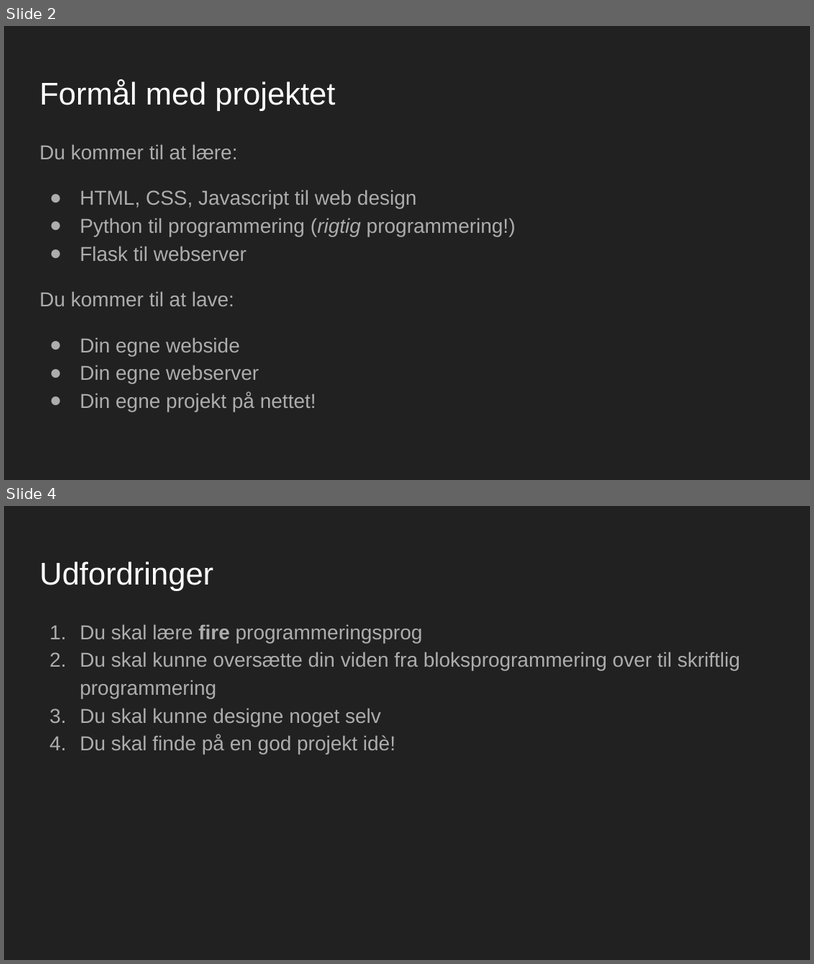
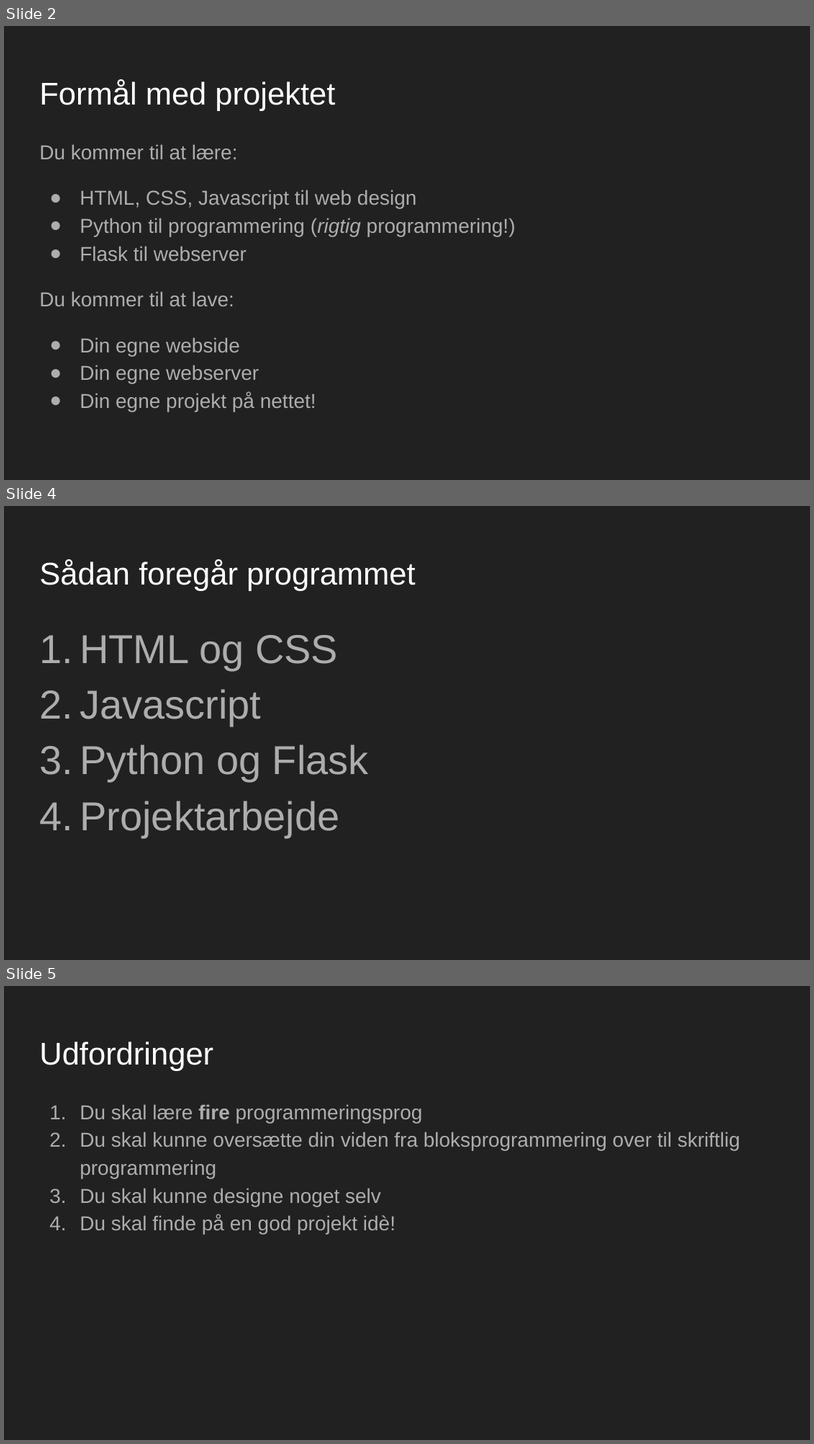
Before and after one commit to jxddk/CPF-Guides, a slide deck: Websider og Webserver/presentations/Websider og Webserver Intro.odp. Shown one above the other, each under a label of ours: slides 2 and 4 before the commit, slides 2, 4 and 5 after it; the slides between them are not shown. The pictures are 814x964 and 814x1444 pixels, drawn with LibreOffice and Linux fonts; fonts in the diff are those of the drawing. Boxes give left, top, right and bottom in pixels: in the first picture for what was removed or moved away, otherwise in the second. Text is boxed around its words. In the diff, an @@ line names an element or a change of style, - is before the commit and + after.

Commit message:
Added HTML/CSS Slideshow, filled out HTML, CSS, and Oversigt. Ready for Week 1 of lessons.

```diff
--- a/Websider og Webserver/presentations/Websider og Webserver Intro.odp
+++ b/Websider og Webserver/presentations/Websider og Webserver Intro.odp
@@ slide 4 added at (x1=4, y1=506, x2=810, y2=960), background #212121 @@
@@ title added at (x1=39, y1=559, x2=416, y2=591), 28 pt, text #FFFFFF @@
+Sådan foregår programmet
@@ text added at (x1=80, y1=635, x2=369, y2=836), 36 pt, text #ADADAD @@
+1. HTML og CSS
+2. Javascript
+3. Python og Flask
+4. Projektarbejde
@@ what was slide 4 is now slide 5 @@
```
Also in this commit, not shown: 1 slide changed, 7 other files.
